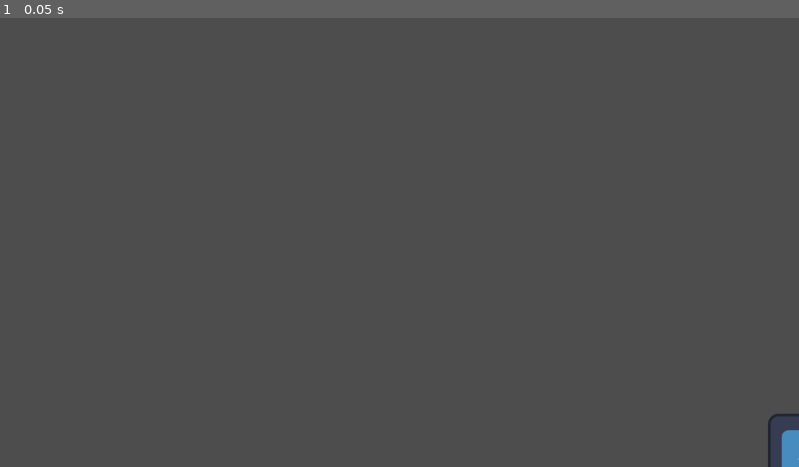
Above: before the commit, frame 1.
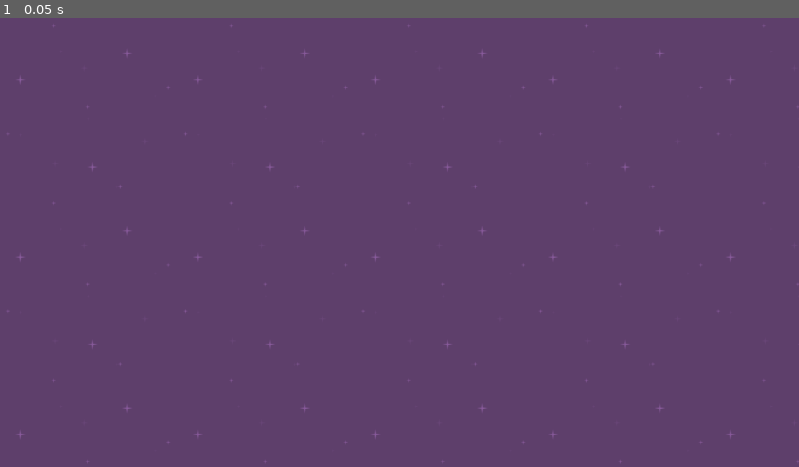
Above: after the commit, the same moment.

Repository: santi-sala/GodotTesting
Game: Godot game, scene res://Scenes/SpeedySaucer/speedy_saucer_level_1.tscn
Two runs of this game, one before a commit and one after it. Both use one fixed random seed, a clock stepped at 60 frames per second and the inputs below. Before the commit the project starts from res://Scenes/2d_level.tscn. The engine's default icon, where the game draws it, is replaced by a stand-in: a white triangle on a blue panel in a dark square.
Inputs:
- Up to frame 1 (0.05 s): no input

The runs differ from the first frame. In frame 1, 100% of the frame differs, in the area x 0-100%, y 0-100%.

Commit message:
Speedy saucer 2.2

Diff:
--- a/Scenes/2d_level.tscn
+++ b/Scenes/2d_level.tscn
@@ -5,5 +5,50 @@
 [node name="2dLevel" type="Node2D"]
 
 [node name="Sprite2D" type="Sprite2D" parent="."]
-position = Vector2(1171, 635)
+position = Vector2(280, 159)
+scale = Vector2(0.617188, 0.617188)
 texture = ExtResource("1_tysc6")
+
+[node name="Sprite2D2" type="Sprite2D" parent="."]
+position = Vector2(589, 159)
+scale = Vector2(0.617188, 0.617188)
+texture = ExtResource("1_tysc6")
+
+[node name="Sprite2D3" type="Sprite2D" parent="."]
+position = Vector2(433, 299)
+scale = Vector2(0.425781, 0.433594)
+texture = ExtResource("1_tysc6")
+
+[node name="Sprite2D4" type="Sprite2D" parent="."]
+position = Vector2(445, 452)
+scale = Vector2(2.36719, 0.201172)
+texture = ExtResource("1_tysc6")
+
+[node name="Sprite2D5" type="Sprite2D" parent="."]
+position = Vector2(266, 429)
+rotation = 0.523599
+scale = Vector2(0.892449, 0.201172)
+texture = ExtResource("1_tysc6")
+
+[node name="Sprite2D6" type="Sprite2D" parent="."]
+position = Vector2(629, 427)
+rotation = -0.523599
+scale = Vector2(0.892449, 0.201172)
+texture = ExtResource("1_tysc6")
+
+[node name="Sprite2D7" type="Sprite2D" parent="."]
+position = Vector2(445, 452)
+scale = Vector2(2.36719, 0.201172)
+texture = ExtResource("1_tysc6")
+
+[node name="Sprite2D8" type="Sprite2D" parent="."]
+position = Vector2(266, 429)
+rotation = 0.523599
+scale = Vector2(0.892449, 0.201172)
+texture = ExtResource("1_tysc6")
+
+[node name="Sprite2D9" type="Sprite2D" parent="."]
+position = Vector2(629, 427)
+rotation = -0.523599
+scale = Vector2(0.892449, 0.201172)
+texture = ExtResource("1_tysc6")
--- /dev/null
+++ b/Scenes/SpeedySaucer/speedy_saucer_level_1.tscn
@@ -0,0 +1,11 @@
+[gd_scene load_steps=2 format=3 uid="uid://bea1g2ecfd8jv"]
+
+[ext_resource type="Texture2D" uid="uid://dkxa3ea3mgnpq" path="res://Sprites/purple.png" id="1_lydol"]
+
+[node name="SpeedySaucer_Level1" type="Node2D"]
+
+[node name="Background" type="TextureRect" parent="."]
+offset_right = 1152.0
+offset_bottom = 648.0
+texture = ExtResource("1_lydol")
+stretch_mode = 1
--- a/project.godot
+++ b/project.godot
@@ -11,6 +11,6 @@
 [application]
 
 config/name="TestingGodot"
-run/main_scene="res://Scenes/2d_level.tscn"
+run/main_scene="res://Scenes/SpeedySaucer/speedy_saucer_level_1.tscn"
 config/features=PackedStringArray("4.3", "Forward Plus")
 config/icon="res://icon.svg"
Binary file added: Sprites/darkPurple.png
Not shown, added: Sprites/darkPurple.png.import
Binary file added: Sprites/purple.png
Not shown, added: Sprites/purple.png.import
Binary file added: Sprites/ufoGreen.png
Not shown, added: Sprites/ufoGreen.png.import
